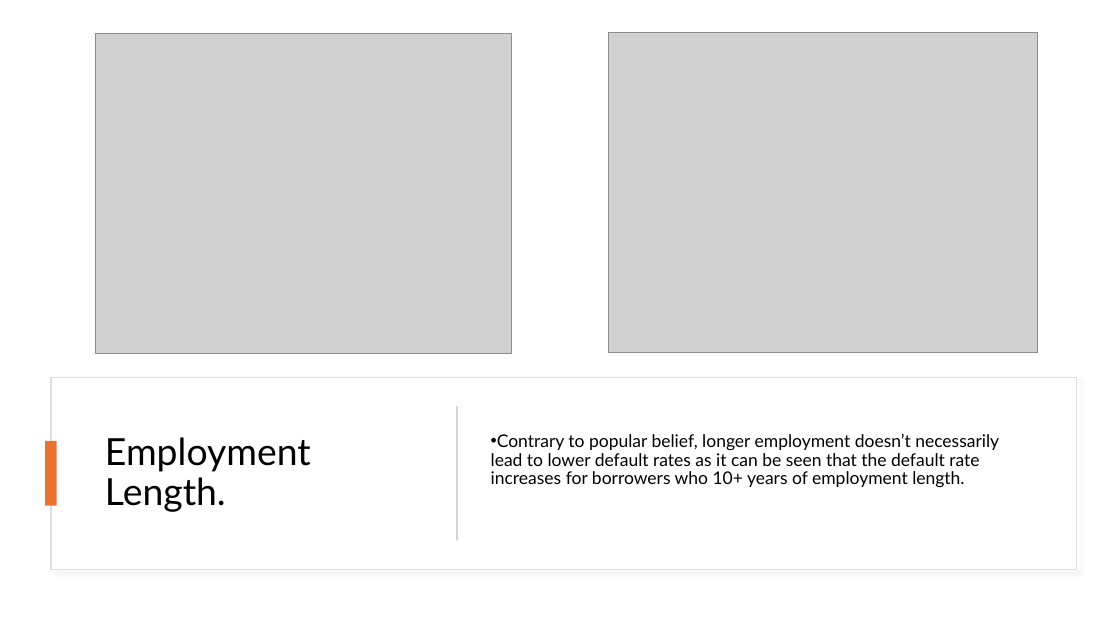
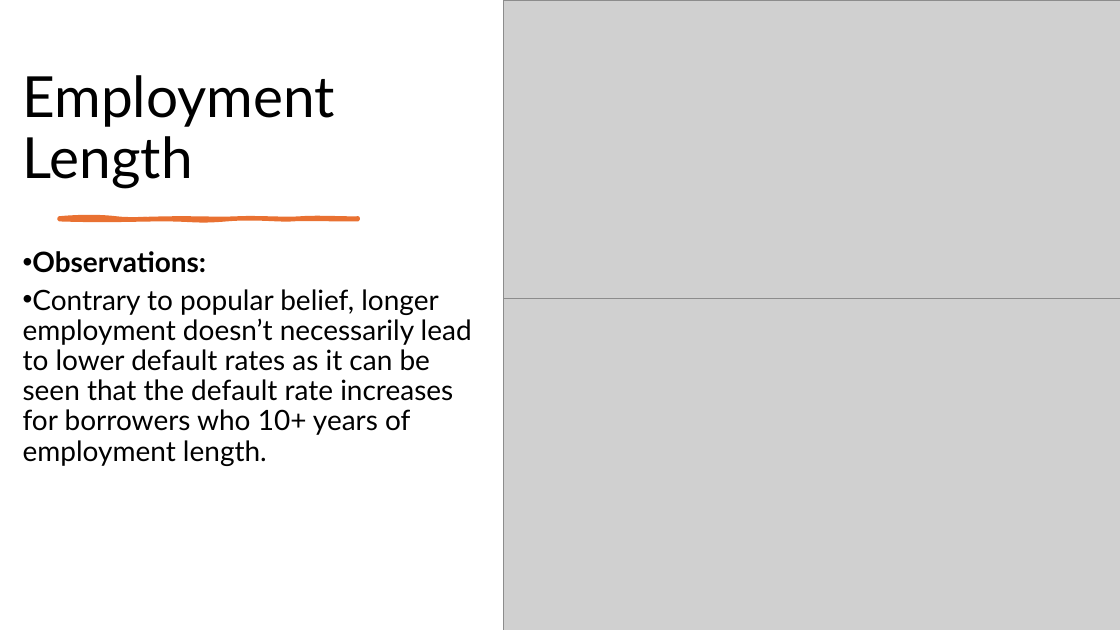
Before and after one commit to cyberpirate92/lending-club-case-study, a slide deck: slide 11 of Lending Club Case Study.pptx. Drawn at 1120x630 pixels with LibreOffice and Linux fonts; fonts in the diff are those of the drawing; grey boxes stand for pictures. Boxes give left, top, right and bottom in pixels: in the first picture for what was removed or moved away, otherwise in the second. Text is boxed around its words. In the diff, an @@ line names an element or a change of style, - is before the commit and + after.

```diff
--- a/Lending Club Case Study.pptx
+++ b/Lending Club Case Study.pptx
@@ picture: place and size @@
-picture at <box>96,34,512,354</box>
+picture at <box>504,0,1120,298</box>
@@ title "Employment Length" at <box>23,75,335,188</box>: vertical alignment middle to bottom @@
@@ title at <box>23,75,335,188</box>: text changed; size 32 to 48.6 pt @@
-Employment Length.
+Employment Length
@@ freeform shape added at <box>59,218,358,220</box>, fill #E97132, outline #E97132 3 pt @@
@@ text "Observations:": place and size @@
-text "Observations:" at <box>491,434,999,488</box>
+text "Observations:" at <box>23,251,472,466</box>
@@ text "Observations:" at <box>23,251,472,466</box>: vertical alignment middle to top @@
@@ text at <box>32,251,206,273</box>: paragraph added @@
+• Observations:
@@ text at <box>23,289,472,466</box>: size 15 to 24 pt @@
@@ picture: place and size @@
-picture at <box>608,33,1038,353</box>
+picture at <box>504,298,1120,630</box>
@@ rectangle removed at <box>51,377,1077,569</box> @@
@@ rectangle removed at <box>456,406,458,540</box> @@
@@ rectangle removed at <box>45,441,57,506</box> @@
```
Also in this commit, not shown: 5 other slides changed, 1 other file.
